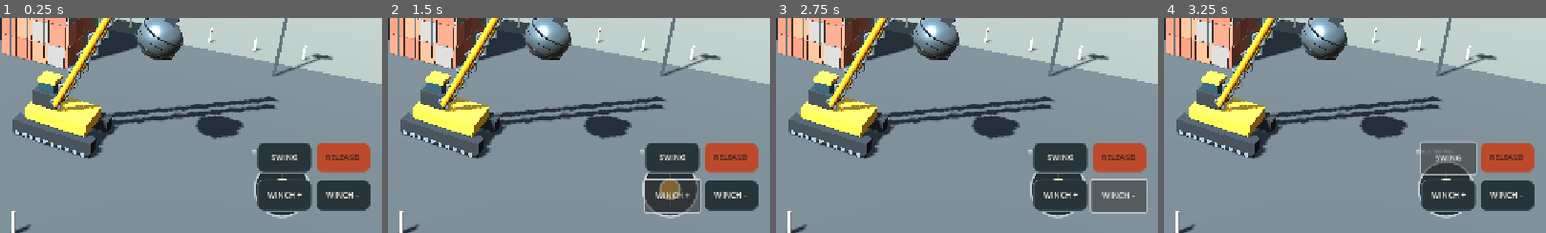
Above: before the commit, frames 1-4 (left to right).
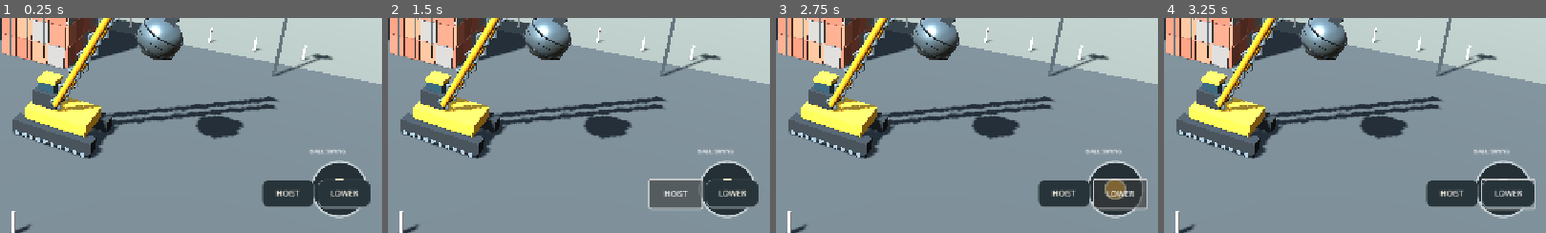
Above: after the commit, the same moments.

Repository: xz64uj777/construction
Game: Godot game, scene res://scenes/main.tscn
The game is run twice, just before and just after one commit, with the same random seed, the same clock (stepped at 60 frames per second) and the same inputs.
Inputs (mouse positions are % of the whole screen's width and height, from its top left):
- Up to frame 1 (0.25 s): no input
- Up to frame 2 (1.5 s): click (87, 91) at 0.5 s, where only the run before the commit has a clickable "WINCH +"; click (88, 91) at 1.25 s, where only the run after the commit has a clickable "HOIST"
- Up to frame 3 (2.75 s): click (95, 91) at 2 s, where only the run after the commit has a clickable "LOWER"
- Up to frame 4 (3.25 s): click (87, 82) at 2.75 s, where only the run before the commit has a clickable "SWING"
The pictures show only the part of the screen within x 50-100%, y 50-100%; the shares and areas given below are measured in that part.

The runs differ from the first frame. In frame 1, 6.6% of the frame differs, in the area x 66-97%, y 58-94%; in frame 2, 7.7%; in frame 3, 7.8%, in the area x 66-98%, y 58-94%; in frame 4, 6.7%.

Commit message:
Clear right joystick space, keep only hoist/lower buttons, fix joystick steering

Diff:
--- a/godot/scripts/main.gd
+++ b/godot/scripts/main.gd
@@ -38,6 +38,7 @@
 var drive_input := 0.0
 var winch_input := 0.0
 var swing_boost := false
+var ball_joystick_x := 0.0
 var toast_time := 0.0
 var damage_label: Label
 var damage_bar: ProgressBar
@@ -383,23 +384,21 @@
 	var swing_stick := TouchJoystick.new()
 	swing_stick.name = "BallSwingJoystick"
 	swing_stick.set_anchors_preset(Control.PRESET_BOTTOM_RIGHT)
-	swing_stick.position = Vector2(-218, -124)
+	swing_stick.position = Vector2(-122, -124)
 	swing_stick.size = Vector2(100, 100)
 	swing_stick.changed.connect(func(v: Vector2):
-		swing_velocity += v.x * 0.035
-		swing_angle = clampf(swing_angle + v.y * 0.008, -1.1, 1.1)
+		ball_joystick_x = v.x
+		swing_velocity += v.y * 0.035
 	)
 	mobile_controls.add_child(swing_stick)
 	var swing_label := Label.new()
 	swing_label.text = "BALL SWING"
 	swing_label.set_anchors_preset(Control.PRESET_BOTTOM_RIGHT)
-	swing_label.position = Vector2(-218, -146)
+	swing_label.position = Vector2(-122, -146)
 	swing_label.add_theme_font_size_override("font_size", 10)
 	mobile_controls.add_child(swing_label)
-	_add_button(mobile_controls, "WINCH +", Vector2(-210, -90), Vector2(92, 54), func(): winch_input = -1.0, func(): winch_input = 0.0, false)
-	_add_button(mobile_controls, "WINCH −", Vector2(-112, -90), Vector2(92, 54), func(): winch_input = 1.0, func(): winch_input = 0.0, false)
-	_add_button(mobile_controls, "SWING", Vector2(-210, -152), Vector2(92, 52), func(): swing_boost = true, func(): swing_boost = false, false)
-	_add_button(mobile_controls, "RELEASE!", Vector2(-112, -152), Vector2(92, 52), _release_ball, func(): pass, false, true)
+	_add_button(mobile_controls, "HOIST", Vector2(-202, -90), Vector2(88, 48), func(): winch_input = -1.0, func(): winch_input = 0.0, false)
+	_add_button(mobile_controls, "LOWER", Vector2(-108, -90), Vector2(88, 48), func(): winch_input = 1.0, func(): winch_input = 0.0, false)
 	var reset := Button.new()
 	reset.text = "RESET ↻"
 	reset.position = Vector2(-112, 18)
@@ -523,8 +522,6 @@
 		turn_input = -1.0
 	elif Input.is_key_pressed(KEY_D):
 		turn_input = 1.0
-	else:
-		turn_input = 0.0
 	if Input.is_key_pressed(KEY_W):
 		winch_input = -1.0
 	elif Input.is_key_pressed(KEY_S):
@@ -545,6 +542,8 @@
 	rope_length = clampf(rope_length + winch_input * dt * 1.3, 1.8, 6.2)
 	if swing_boost:
 		swing_velocity += dt * 1.25
+	if absf(ball_joystick_x) > 0.08:
+		swing_velocity += ball_joystick_x * dt * 2.4
 	swing_velocity += (-sin(swing_angle) * 2.0 - swing_velocity * 0.32) * dt
 	swing_angle += swing_velocity * dt
 	if absf(swing_angle) > 1.1:
